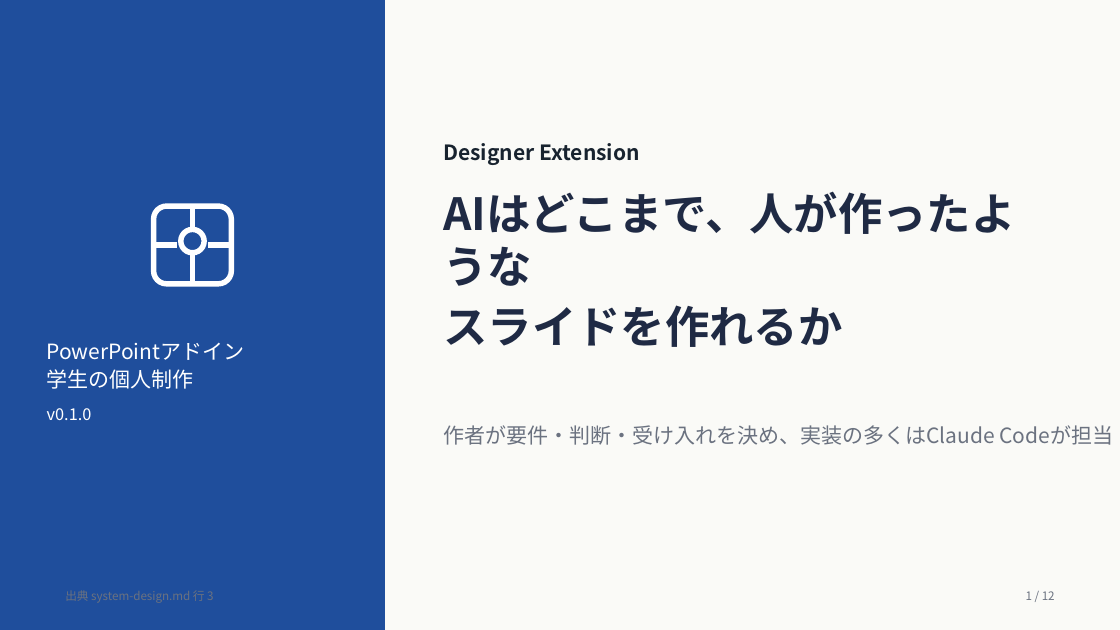
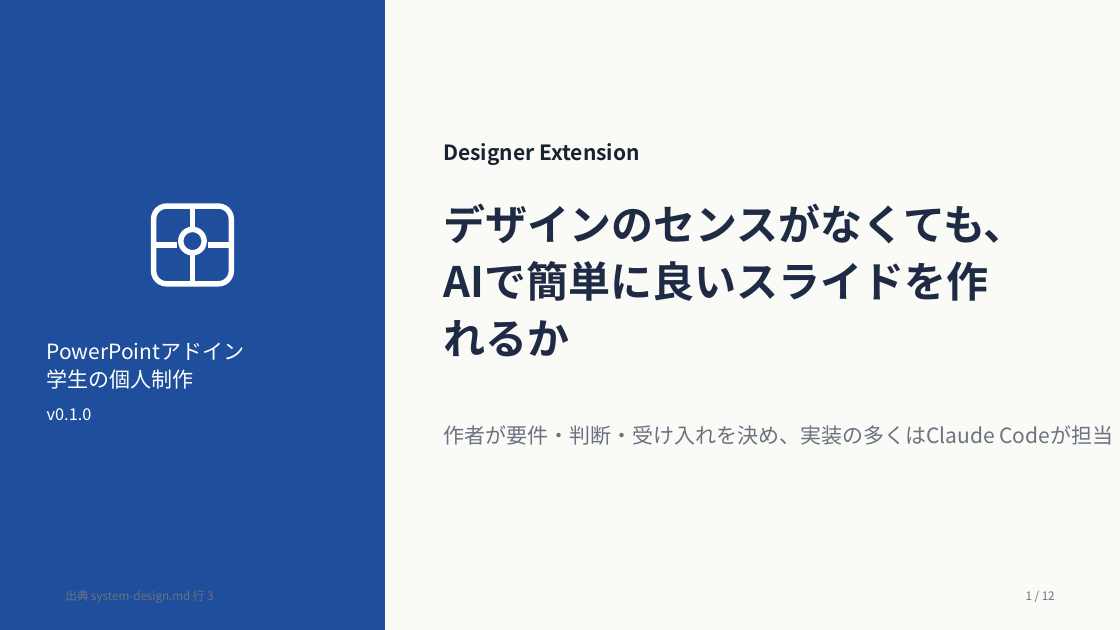
Before and after one commit to runba7776/DesignerExtention, a slide deck: slide 1 of portfolio/Designer-Extension-sample.pptx. Drawn at 1120x630 pixels with LibreOffice and Linux fonts; fonts in the diff are those of the drawing. Boxes give left, top, right and bottom in pixels: in the first picture for what was removed or moved away, otherwise in the second. Text is boxed around its words. In the diff, an @@ line names an element or a change of style, - is before the commit and + after.

```diff
--- a/portfolio/Designer-Extension-sample.pptx
+++ b/portfolio/Designer-Extension-sample.pptx
@@ title at [443, 203, 1025, 244]: text changed; size 38 to 36 pt @@
-AIはどこまで、人が作ったような
-スライドを作れるか
+デザインのセンスがなくても、
+AIで簡単に良いスライドを作れるか
```
Also in this commit, not shown: 1 other slide changed, 5 other files.
